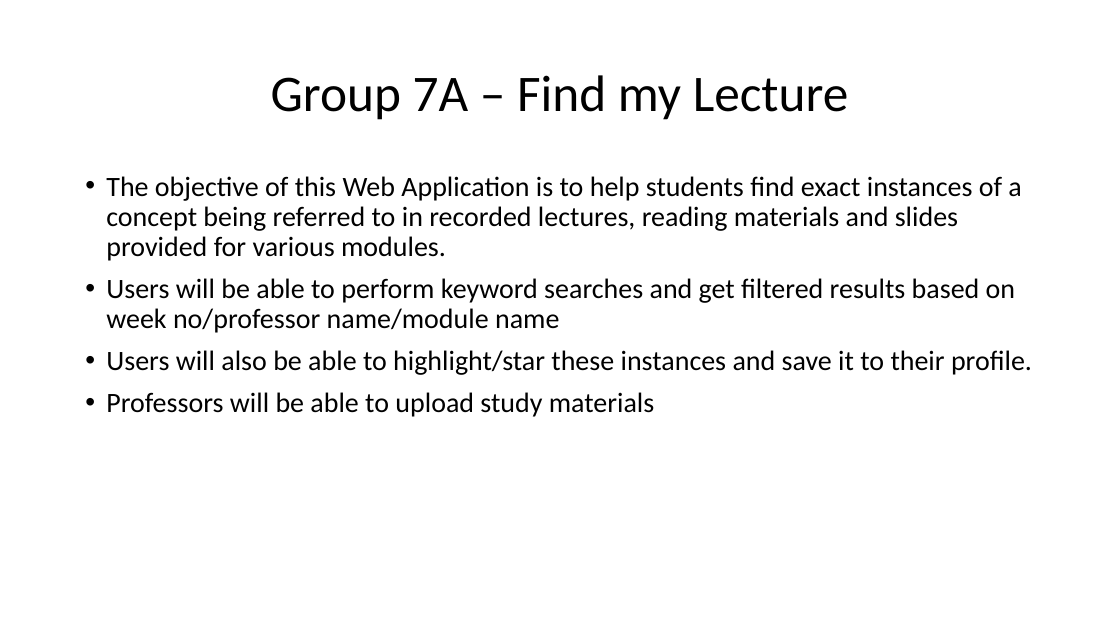
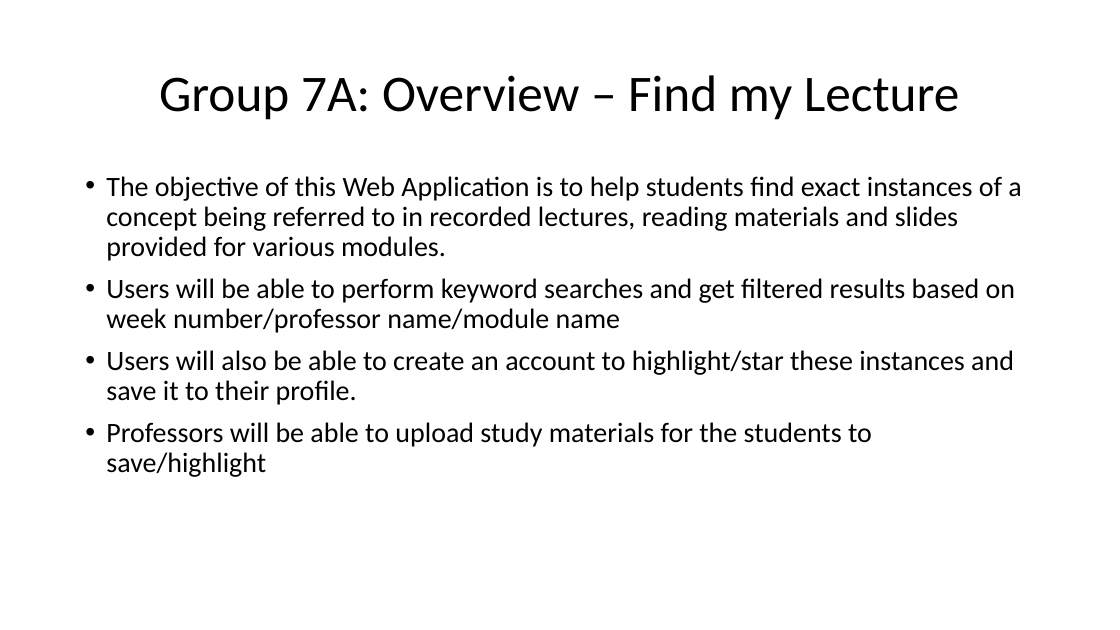
Before and after one commit to Ishitanarsiker/WAD2_GroupProject, a slide deck: slide 2 of DesignSpecification.pptx. Drawn at 1120x630 pixels with LibreOffice and Linux fonts; fonts in the diff are those of the drawing. Boxes give left, top, right and bottom in pixels: in the first picture for what was removed or moved away, otherwise in the second. Text is boxed around its words. In the diff, an @@ line names an element or a change of style, - is before the commit and + after.

```diff
--- a/DesignSpecification.pptx
+++ b/DesignSpecification.pptx
@@ title at bbox=[159, 75, 960, 120]: text changed @@
-Group 7A – Find my Lecture
+Group 7A: Overview – Find my Lecture
@@ text at bbox=[106, 278, 1015, 477]: text changed @@
-• Users will be able to perform keyword searches and get filtered results based on week no/professor name/module name
-• Users will also be able to highlight/star these instances and save it to their profile.
-• Professors will be able to upload study materials
+• Users will be able to perform keyword searches and get filtered results based on week number/professor name/module name
+• Users will also be able to create an account to highlight/star these instances and save it to their profile.
+• Professors will be able to upload study materials for the students to save/highlight
```
Also in this commit, not shown: 1 other slide changed, 4 slides added.
